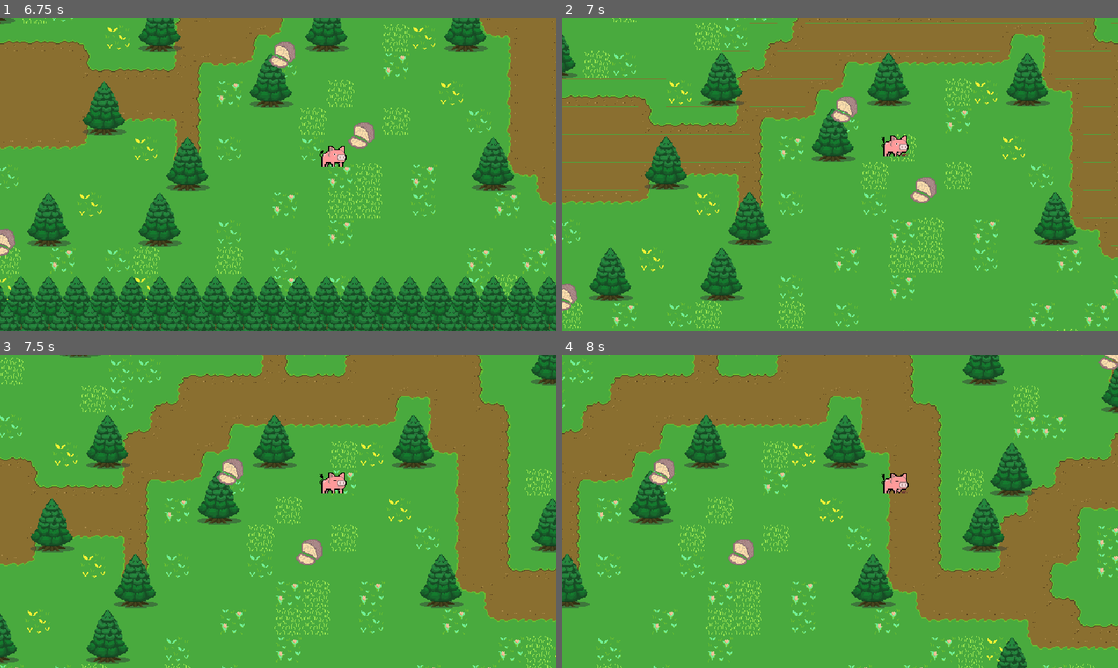
Above: before the commit, frames 1-4 (two rows, left to right).
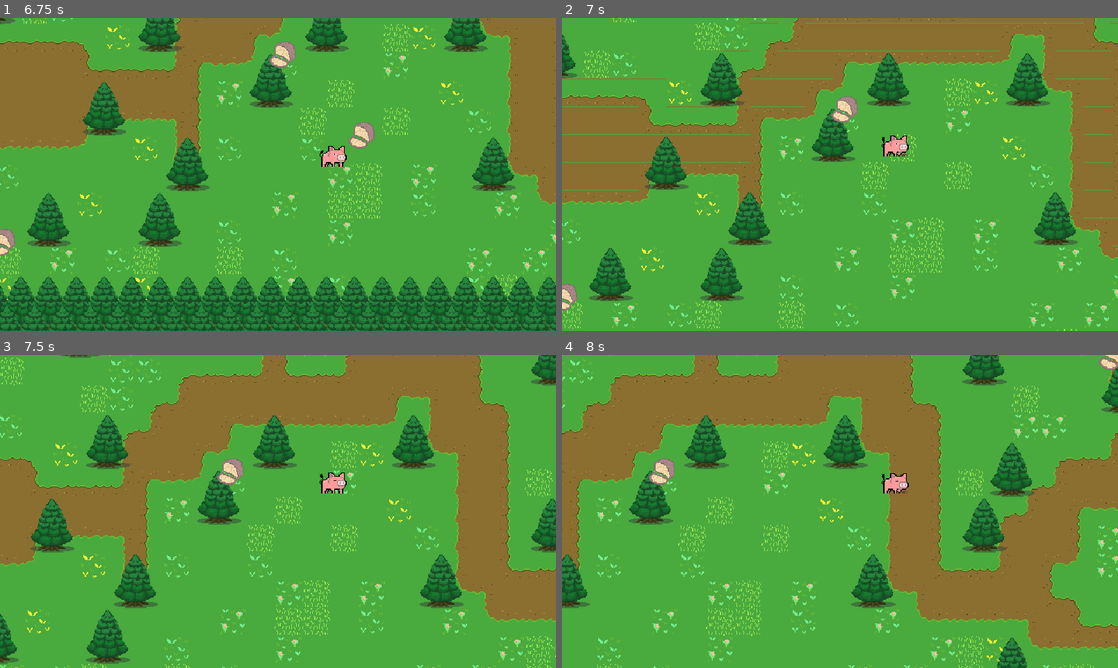
Above: after the commit, the same moments.

Repository: tedosuji/hotncold
Game: Godot game, scene res://src/Main.tscn
Same seed, same stepped clock (60 frames per second), same inputs: the game is played once before the commit and once after it.
Inputs:
- Up to frame 1 (6.75 s): tap Enter at 0.5, 5 s; hold Right (move_right) 0.53-1.28 s; hold Space (action) 0.53-1.28 s; tap Z (dig) at 0.8, 1.35, 2.3, 2.85, 3.8, 4.35, 5.3, 5.85 s; hold Down (move_down) 1.28-2.03 s; tap Space (action) at 1.55, 3.05, 3.5, 4.55, 6.05 s; hold Right (move_right) 2.03-2.78 s; hold Space (action) 2.03-2.78 s; hold Up (move_up) 2.78-3.53 s; hold Space (action) 3.53-4.28 s; hold Left (move_left) 3.53-5.03 s; tap Escape (ui_cancel) at 4.15 s; hold Down (move_down) 5.03-5.78 s; hold Space (action) 5.03-5.78 s; hold Right (move_right) 5.78-6.53 s; hold Up (move_up) from 6.53 s (still down); hold Space (action) from 6.53 s (still down)
- Up to frame 2 (7 s): keep holding Up (move_up); keep holding Space (action); tap Z (dig) at 6.8 s
- Up to frame 3 (7.5 s): release Up (move_up) at 7.28 s; release Space (action) at 7.28 s; hold Right (move_right) from 7.28 s (still down); tap Z (dig) at 7.35 s
- Up to frame 4 (8 s): keep holding Right (move_right); tap Space (action) at 7.55 s

Frame 1 is identical in both runs. In frame 2, 0.3% of the frame differs, in the area x 62-68%, y 50-60%; in frame 3, 0.3%; in frame 4, 0.3%, in the area x 29-35%, y 58-68%.

Commit message:
dig now removes truffles

Diff:
--- a/src/Main.gd
+++ b/src/Main.gd
@@ -4,6 +4,8 @@
 const TRUFFLE_PATH = "res://src/Truffle.tscn"
 
 var current_truffle: Node2D = null
+
+
 
 @export var mob_scene: PackedScene
 var score
@@ -48,23 +50,24 @@
 		#if > 100 pix away, sadface
 
 
-func _on_digbox_body_entered(body):
+
+func _on_digbox_area_entered(area):
 	player_touching = true
-	#if area.name == "truffle_zone":
-		#print_debug(area.get_parent().name)
+	if area.name == "truffle_zone":
+		print_debug("enter")
 
 
-func _on_digbox_body_exit(body):
+func _on_digbox_area_exit(area):
 	current_truffle = null
 	player_touching = false
-	#if area.name == "truffle_zone":
-		#print_debug("leaving ",area.get_parent().name)
+	if area.name == "truffle_zone":
+		print_debug("leaving ",area.get_parent().name)
 
 
-func _on_player_dig(body):
+func _on_player_dig(area):
 	if Input.is_action_pressed("action"):
 		#if body.is_in_group("Truffle"):
 		if player_touching == true:
-			body.queue_free()
-			print("deleting",body.name)
+			area.queue_free()
+			print("deleting",area.name)
 			player_touching = false
--- a/src/Player.tscn
+++ b/src/Player.tscn
@@ -376,4 +376,5 @@
 parameters/playback = SubResource("AnimationNodeStateMachinePlayback_7sv31")
 parameters/walk/blend_position = 0
 
+[connection signal="body_entered" from="." to="." method="_on_body_entered"]
 [connection signal="dig" from="." to="." method="_on_dig"]
--- a/src/Truffle.tscn
+++ b/src/Truffle.tscn
@@ -1,7 +1,8 @@
-[gd_scene load_steps=5 format=3 uid="uid://cjaywkqhm3wy6"]
+[gd_scene load_steps=6 format=3 uid="uid://cjaywkqhm3wy6"]
 
 [ext_resource type="Script" path="res://src/Truffle.gd" id="1_3hy0y"]
 [ext_resource type="Texture2D" uid="uid://dusbix8d0t1wa" path="res://assets/sprites/Sprite-sheet.png" id="2_mkdem"]
+[ext_resource type="Script" path="res://src/damagable.gd" id="3_w5jei"]
 
 [sub_resource type="RectangleShape2D" id="RectangleShape2D_e1ewq"]
 size = Vector2(53, 56)
@@ -35,3 +36,6 @@
 
 [node name="CollisionShape2D" type="CollisionShape2D" parent="truffle_zone"]
 shape = SubResource("CircleShape2D_eon76")
+
+[node name="damagable" type="Node" parent="."]
+script = ExtResource("3_w5jei")
--- /dev/null
+++ b/src/damagable.gd
@@ -0,0 +1,11 @@
+extends Node
+
+class_name damageable
+
+@export var health : float = 1
+
+func hit(damage: int):
+	health -= damage
+
+	if(health <= 0):
+		get_parent().queue_free()
--- /dev/null
+++ b/src/pigPlayer/digbox.gd
@@ -0,0 +1,12 @@
+extends Area2D
+
+@export var damage : int = 1
+
+func _ready():
+	monitoring = false
+
+func _on_body_entered(body):
+	for child in body.get_children():
+		if child is damageable:
+			child.hit(damage)
+			print_debug(body.name + " took " + str(damage) + ".")
--- a/src/pigPlayer/pigPlayer2.gd
+++ b/src/pigPlayer/pigPlayer2.gd
@@ -1,5 +1,6 @@
 extends CharacterBody2D
 
+signal pig2
 
 @export var SPEED: int = 300
 
@@ -38,13 +39,3 @@
 
 	move_and_slide()
 	updateAnimation()
-
-
-func _on_digbox_area_entered(area):
-
-	if area.name == "truffle_zone":
-		print_debug(area.get_parent().name)
-		# Check if the "Z" key is pressed
-		if Input.is_action_pressed("ui_cancel"):
-			# Delete the sprite
-			area.queue_free()
--- a/src/pigPlayer/pig_player_2.tscn
+++ b/src/pigPlayer/pig_player_2.tscn
@@ -1,10 +1,11 @@
-[gd_scene load_steps=23 format=3 uid="uid://cfv2vxcjsl6rq"]
+[gd_scene load_steps=24 format=3 uid="uid://cfv2vxcjsl6rq"]
 
 [ext_resource type="Script" path="res://src/pigPlayer/pigPlayer2.gd" id="1_dm5fd"]
 [ext_resource type="Texture2D" uid="uid://c6umh8hm2onff" path="res://assets/sprites/playerpig_dig.png" id="2_6tecd"]
 [ext_resource type="Texture2D" uid="uid://chrmkqr6sipb3" path="res://assets/sprites/playerpig_idle.png" id="3_6q4qq"]
 [ext_resource type="Texture2D" uid="uid://sed2eq15ghuv" path="res://assets/sprites/playerpig_walk.png" id="4_712gw"]
 [ext_resource type="Script" path="res://src/pigPlayer/pigStateMachine.gd" id="5_5djc3"]
+[ext_resource type="Script" path="res://src/pigPlayer/digbox.gd" id="6_cuc6q"]
 
 [sub_resource type="Animation" id="Animation_hgo1y"]
 length = 0.001
@@ -61,6 +62,18 @@
 "update": 1,
 "values": [0, 1, 2, 3, 4, 5]
 }
+tracks/3/type = "value"
+tracks/3/imported = false
+tracks/3/enabled = true
+tracks/3/path = NodePath("digbox:monitoring")
+tracks/3/interp = 1
+tracks/3/loop_wrap = true
+tracks/3/keys = {
+"times": PackedFloat32Array(0.2, 0.5),
+"transitions": PackedFloat32Array(1, 1),
+"update": 1,
+"values": [true, false]
+}
 
 [sub_resource type="Animation" id="Animation_i8chb"]
 resource_name = "idle"
@@ -200,8 +213,8 @@
 script = ExtResource("1_dm5fd")
 
 [node name="Sprite2D" type="Sprite2D" parent="."]
-texture = ExtResource("3_6q4qq")
-hframes = 11
+texture = ExtResource("2_6tecd")
+hframes = 6
 
 [node name="AnimationPlayer" type="AnimationPlayer" parent="."]
 libraries = {
@@ -235,10 +248,10 @@
 
 [node name="digbox" type="Area2D" parent="."]
 collision_mask = 3
+monitoring = false
+script = ExtResource("6_cuc6q")
 
 [node name="CollisionShape2D" type="CollisionShape2D" parent="digbox"]
 shape = SubResource("CircleShape2D_na284")
 
-[connection signal="area_entered" from="digbox" to="." method="_on_digbox_area_entered"]
-[connection signal="area_exited" from="digbox" to="." method="_on_digbox_area_exited"]
-[connection signal="body_entered" from="digbox" to="." method="_on_digbox_body_entered"]
+[connection signal="body_entered" from="digbox" to="digbox" method="_on_body_entered"]
